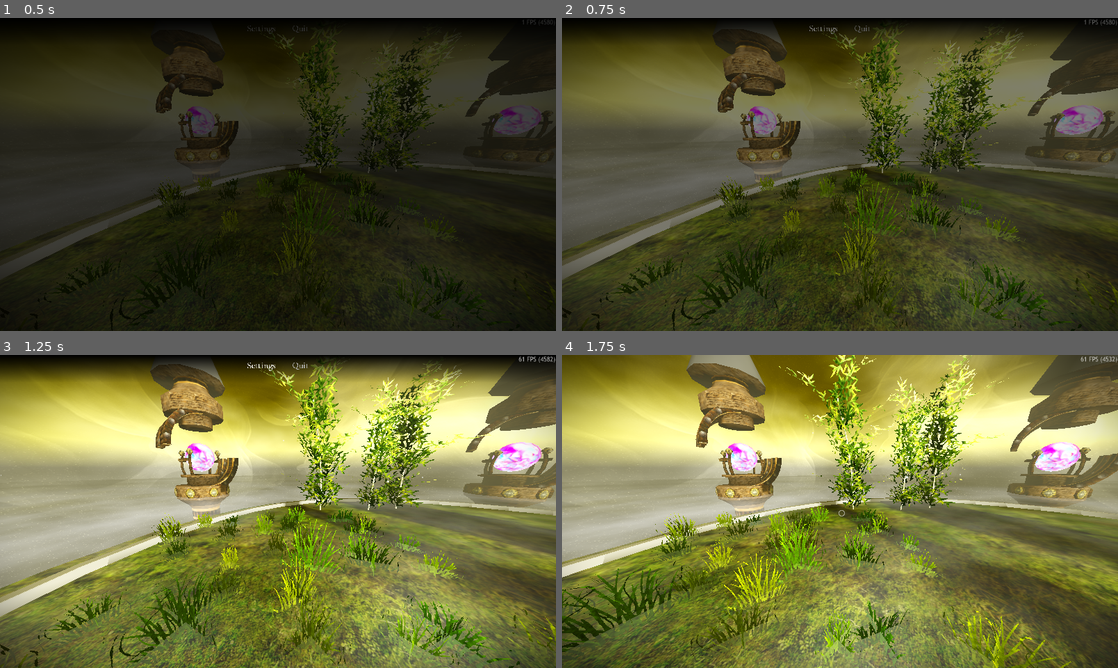
Above: before the commit, frames 1-4 (two rows, left to right).
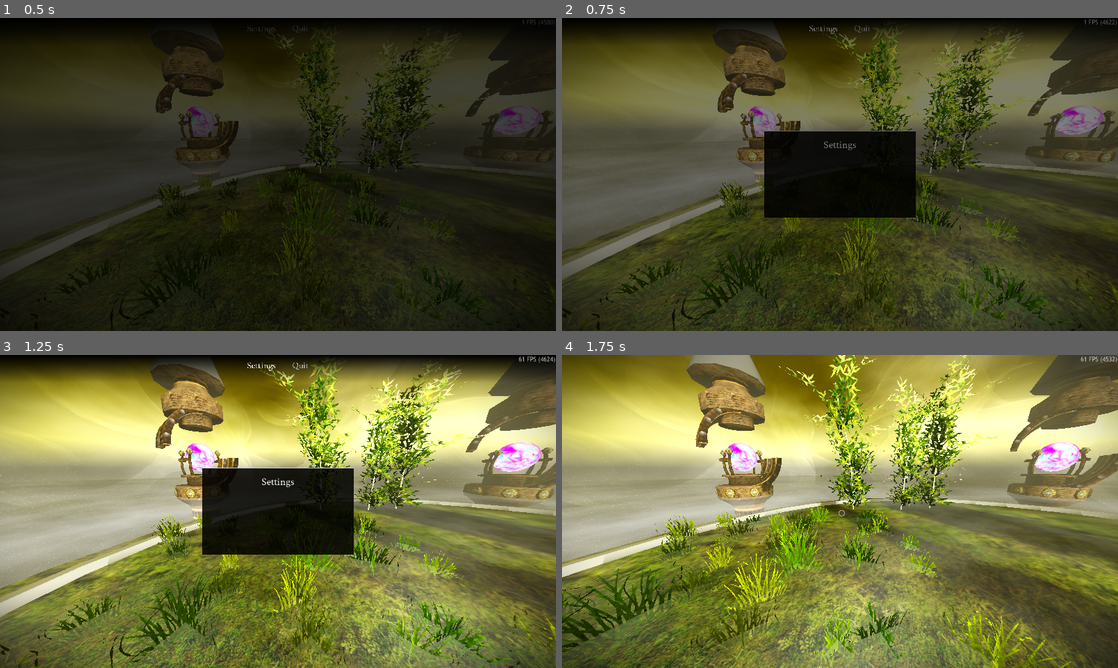
Above: after the commit, the same moments.

Repository: slyllama/dwelt
Game: Godot game, scene res://lib/shard/shard_loader/shard_loader.tscn
The game is run twice, just before and just after one commit, with the same random seed, the same clock (stepped at 60 frames per second) and the same inputs.
Inputs (mouse positions are in pixels of both pictures, inside the frame that each line leads up to):
- Up to frame 1 (0.5 s): no input
- Up to frame 2 (0.75 s): click "Settings" at 0.5 s
- Up to frame 3 (1.25 s): no input
- Up to frame 4 (1.75 s): tap Enter at 1.25 s; move the mouse to (962, 495) at 1.27 s; hold D (move_right) from 1.28 s (still down); click (962, 495) at 1.35 s

Frame 1 is identical in both runs. In frame 2, 7.4% of the frame differs, in the area x 36-100%, y 0-64%; in frame 3, 7.6%; in frame 4, nothing differs.

Commit message:
Added settings pane

Diff:
--- a/generic/theme.tres
+++ b/generic/theme.tres
@@ -33,6 +33,23 @@
 content_margin_bottom = 3.0
 bg_color = Color(0.05, 0.05, 0.05, 1)
 
+[sub_resource type="StyleBoxFlat" id="StyleBoxFlat_hgjgm"]
+bg_color = Color(0.9999998, 0.23692831, 0.6735438, 1)
+
+[sub_resource type="StyleBoxFlat" id="StyleBoxFlat_l2rom"]
+content_margin_left = 6.0
+content_margin_top = 4.0
+content_margin_right = 6.0
+content_margin_bottom = 4.0
+bg_color = Color(0.2, 0.2, 0.2, 1)
+
+[sub_resource type="StyleBoxFlat" id="StyleBoxFlat_56vwn"]
+content_margin_left = 6.0
+content_margin_top = 4.0
+content_margin_right = 6.0
+content_margin_bottom = 4.0
+bg_color = Color(0.1, 0.1, 0.1, 1)
+
 [resource]
 Button/font_sizes/font_size = 18
 Button/styles/focus = SubResource("StyleBoxFlat_fp0go")
@@ -41,3 +58,6 @@
 Button/styles/pressed = SubResource("StyleBoxFlat_1c0d7")
 Label/constants/line_spacing = -4
 Label/font_sizes/font_size = 18
+MenuButton/styles/normal = SubResource("StyleBoxFlat_hgjgm")
+PopupMenu/styles/hover = SubResource("StyleBoxFlat_l2rom")
+PopupMenu/styles/panel = SubResource("StyleBoxFlat_56vwn")
--- a/lib/hud/hud.gd
+++ b/lib/hud/hud.gd
@@ -1,6 +1,7 @@
 extends CanvasLayer
 
 const QuitConfirmPane = preload("res://lib/ui/quit_confirm/quit_confirm.tscn")
+const SettingsPane = preload("res://lib/settings/settings_pane/settings_pane.tscn")
 
 func _fade_in() -> void:
 	var _t = create_tween()
@@ -28,4 +29,7 @@
 		"quit":
 			var _q = QuitConfirmPane.instantiate()
 			$UILayer.add_child(_q)
+		"settings":
+			var _s = SettingsPane.instantiate()
+			$UILayer.add_child(_s)
 		_: pass
--- a/lib/player/scripts/orbit.gd
+++ b/lib/player/scripts/orbit.gd
@@ -8,10 +8,9 @@
 @onready var _target_orbit_x_rotation: float = rotation.x
 @onready var _target_orbit_y_rotation: float = rotation.y
 
-func _capture_input(force := false) -> void:
+func _capture_input() -> void:
 	# Don't capture when clicking on UI
-	if !force:
-		if get_window().gui_get_hovered_control(): return
+	if get_window().gui_get_hovered_control(): return
 	if Input.mouse_mode == Input.MOUSE_MODE_VISIBLE:
 		Input.mouse_mode = Input.MOUSE_MODE_CAPTURED
 		Global.input_captured.emit()
@@ -23,7 +22,7 @@
 
 func _ready() -> void:
 	get_window().focus_exited.connect(_uncapture_input)
-	Global.ui_closed.connect(func(): _capture_input(true))
+	Global.ui_closed.connect(_capture_input)
 
 func _input(event: InputEvent) -> void:
 	if Input.is_action_just_pressed("ui_cancel"): _uncapture_input()
--- /dev/null
+++ b/lib/settings/settings_pane/settings_pane.tscn
@@ -0,0 +1,6 @@
+[gd_scene load_steps=2 format=3 uid="uid://d21av7254bdf0"]
+
+[ext_resource type="PackedScene" uid="uid://pkyykx3mybn1" path="res://lib/ui/ui_pane/ui_pane.tscn" id="1_1mlct"]
+
+[node name="SettingsPane" instance=ExtResource("1_1mlct")]
+title_text = "Settings"
--- a/lib/ui/ui_pane/ui_pane.gd
+++ b/lib/ui/ui_pane/ui_pane.gd
@@ -1,3 +1,4 @@
+@tool
 class_name UIPane extends Panel
 
 @export var title_text := "(Title)":
@@ -14,9 +15,12 @@
 	_t.tween_callback(queue_free)
 
 func _init() -> void:
+	if Engine.is_editor_hint(): return
 	modulate.a = 0.0
 
 func _ready() -> void:
+	if Engine.is_editor_hint(): return
+
 	await get_tree().process_frame
 	var _t = create_tween()
 	_t.tween_property(self, "modulate:a", 1.0, 0.1)
Not shown: 1 places in generic/theme.tres that only renumber resources
